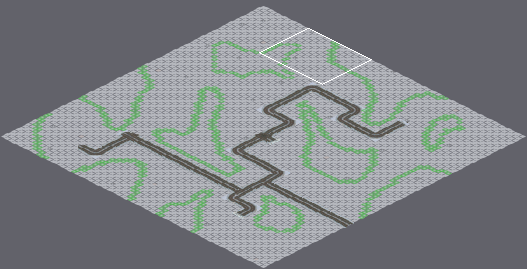
One commit to this Tiled map: Tankerfield/Game/Maps/SnowMap.tmx. The first picture is a wide view before the edit; the outline marks the close-up.
Close-up. Before the commit:
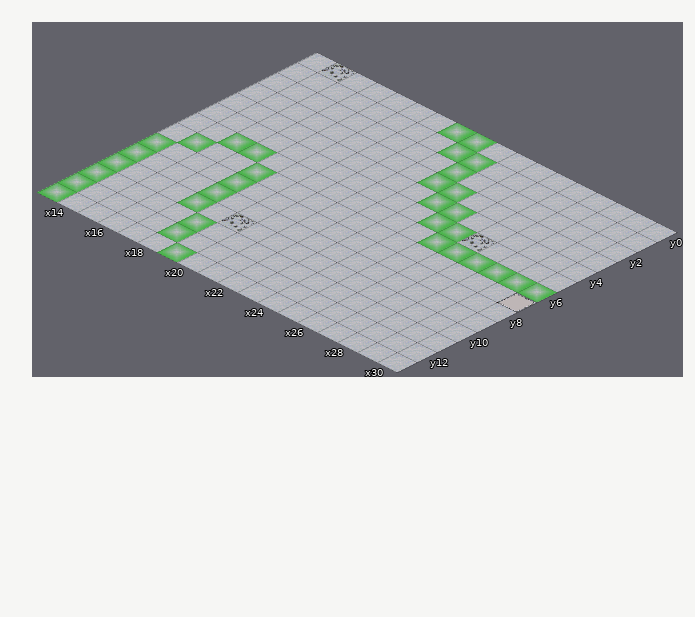
Cells are 60x30 px. Isometric: x runs down to the right, y down to the left. Shown: x 13..30, y 0..13. The commit also changed other parts of the map, which this record leaves out.
Once edited:
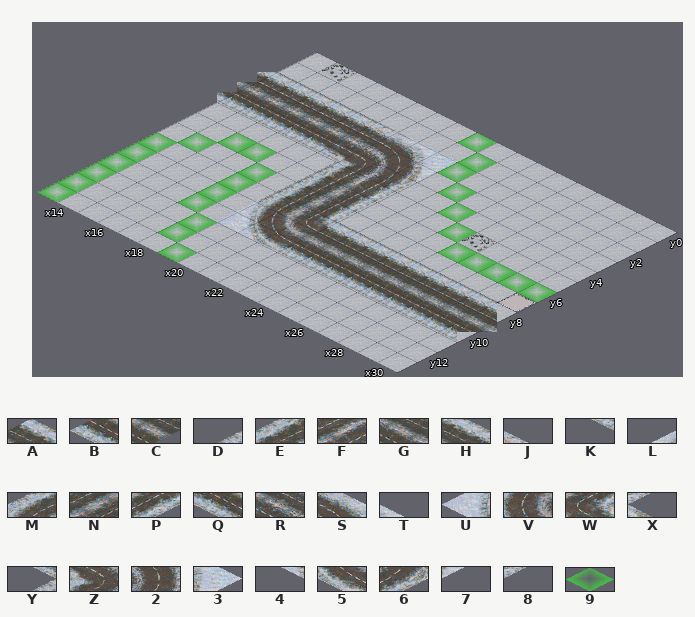
Key: from "RoadTiles": A 10, B 22, C 23, D 27, E 28, F 29, G 31, H 32, J 33, K 35, L 39, M 40, N 41, P 42, Q 44, R 45, S 46, T 47, U 52, V 53, W 54, X 55, Y 57, Z 58, 2 59, 3 60, 4 65, 5 66, 6 72, 7 73, 8 85; from "meta": 9 0.
_ is an empty cell.
Change:
{"where": "layer \"Road\""}
{"y":1,"x":18,"old":"_","new":"J"}
{"y":1,"x":20,"old":"_","new":"T"}
{"y":2,"x":13,"old":"_____","new":"HHHHH"}
{"y":2,"x":19,"old":"_","new":"S"}
{"y":2,"x":21,"old":"_","new":"3"}
{"y":3,"x":13,"old":"______","new":"RRRRRR"}
{"y":3,"x":20,"old":"_","new":"2"}
{"y":3,"x":22,"old":"_","new":"7"}
{"y":4,"x":13,"old":"_____","new":"QQQQQ"}
{"y":4,"x":19,"old":"_","new":"Z"}
{"y":4,"x":21,"old":"_","new":"6"}
{"y":5,"x":18,"old":"_","new":"Y"}
{"y":5,"x":20,"old":"_","new":"F"}
{"y":5,"x":22,"old":"_","new":"8"}
{"y":6,"x":19,"old":"_","new":"E"}
{"y":6,"x":21,"old":"_","new":"P"}
{"y":7,"x":18,"old":"_","new":"D"}
{"y":7,"x":20,"old":"_","new":"N"}
{"y":7,"x":22,"old":"_","new":"X"}
{"y":8,"x":19,"old":"_","new":"M"}
{"y":8,"x":21,"old":"_________","new":"WAAAAAAAA"}
{"y":9,"x":18,"old":"_","new":"L"}
{"y":9,"x":20,"old":"_","new":"V"}
{"y":9,"x":22,"old":"_________","new":"CGGGGGGGG"}
{"y":10,"x":19,"old":"_","new":"U"}
{"y":10,"x":21,"old":"_________","new":"5BBBBBBBB"}
{"y":11,"x":20,"old":"_","new":"4"}
{"y":11,"x":30,"old":"_","new":"K"}
{"where": "layer \"Colliders\""}
{"y":0,"x":20,"old":"9","new":"_"}
{"y":1,"x":21,"old":"9","new":"_"}
{"y":3,"x":22,"old":"9","new":"_"}
{"y":4,"x":23,"old":"9","new":"_"}
{"y":5,"x":24,"old":"9","new":"_"}
{"y":6,"x":25,"old":"9","new":"_"}
{"label":"changed","picture_box":[217,72,497,341]}
